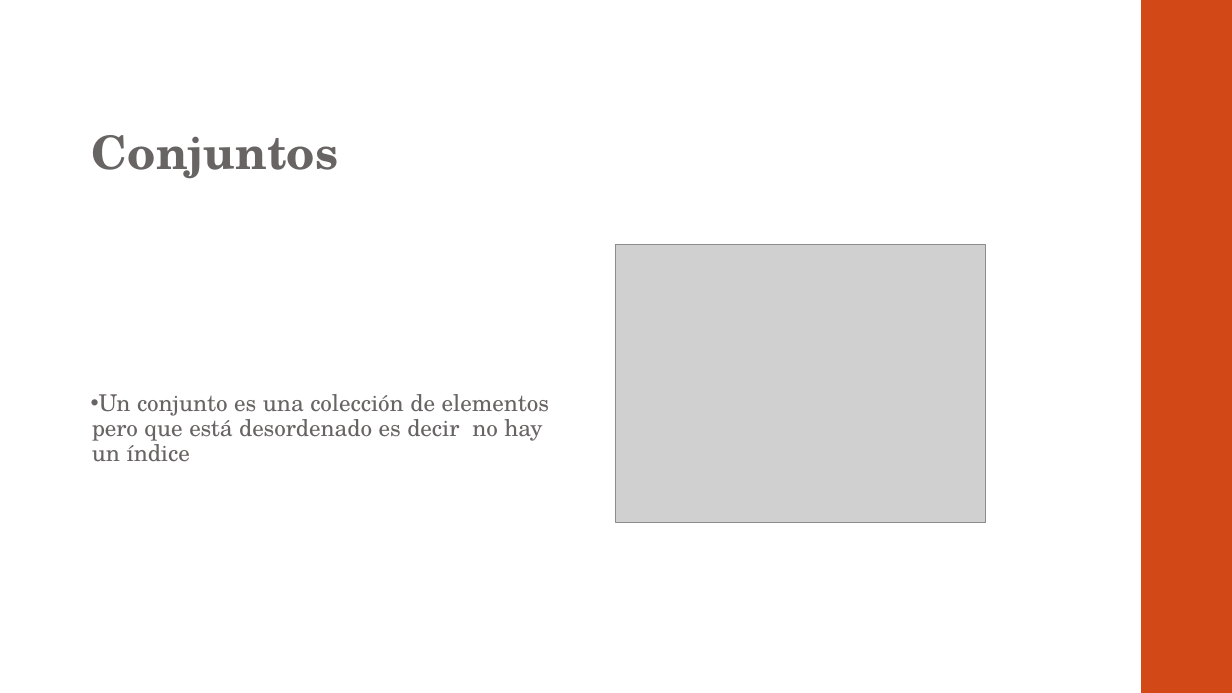
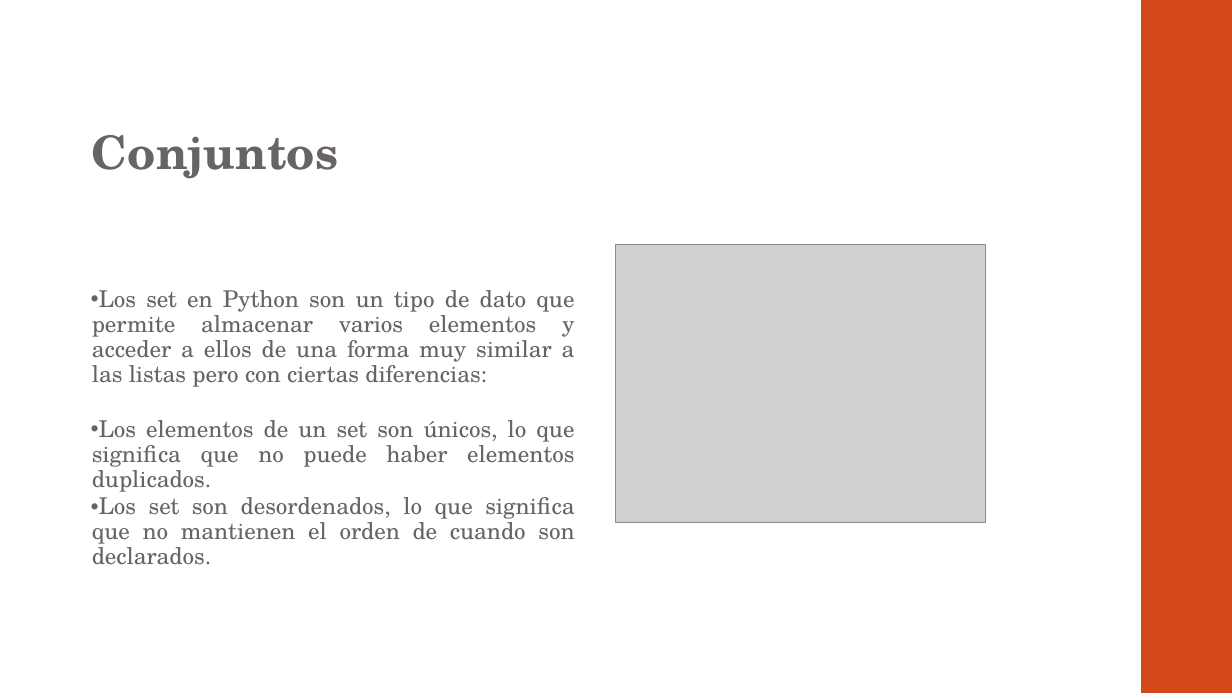
Before and after one commit to otrocarlosmartinez/AF-PYTHON, a slide deck: slide 37 of PRESENTACIÓN.pptx. Drawn at 1232x693 pixels with LibreOffice and Linux fonts; fonts in the diff are those of the drawing; grey boxes stand for pictures. Boxes give left, top, right and bottom in pixels: in the first picture for what was removed or moved away, otherwise in the second. Text is boxed around its words. In the diff, an @@ line names an element or a change of style, - is before the commit and + after.

```diff
--- a/PRESENTACIÓN.pptx
+++ b/PRESENTACIÓN.pptx
@@ text at bbox=[92, 290, 575, 565]: text changed @@
-• Un conjunto es una colección de elementos pero que está desordenado es decir no hay un índice
+• Los set en Python son un tipo de dato que permite almacenar varios elementos y acceder a ellos de una forma muy similar a las listas pero con ciertas diferencias:
+• Los elementos de un set son únicos, lo que significa que no puede haber elementos duplicados.
+• Los set son desordenados, lo que significa que no mantienen el orden de cuando son declarados.
```
Also in this commit, not shown: 22 other slides changed, 4 slides added, 1 slide removed, 3 other files.
